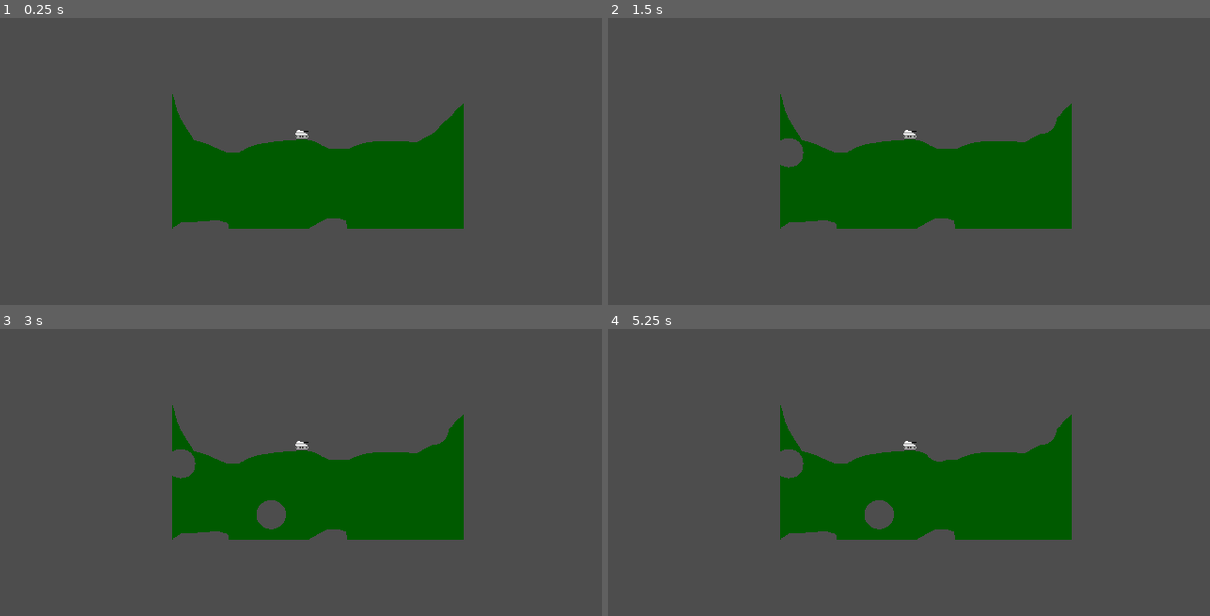
Above: before the commit, frames 1-4 (two rows, left to right).
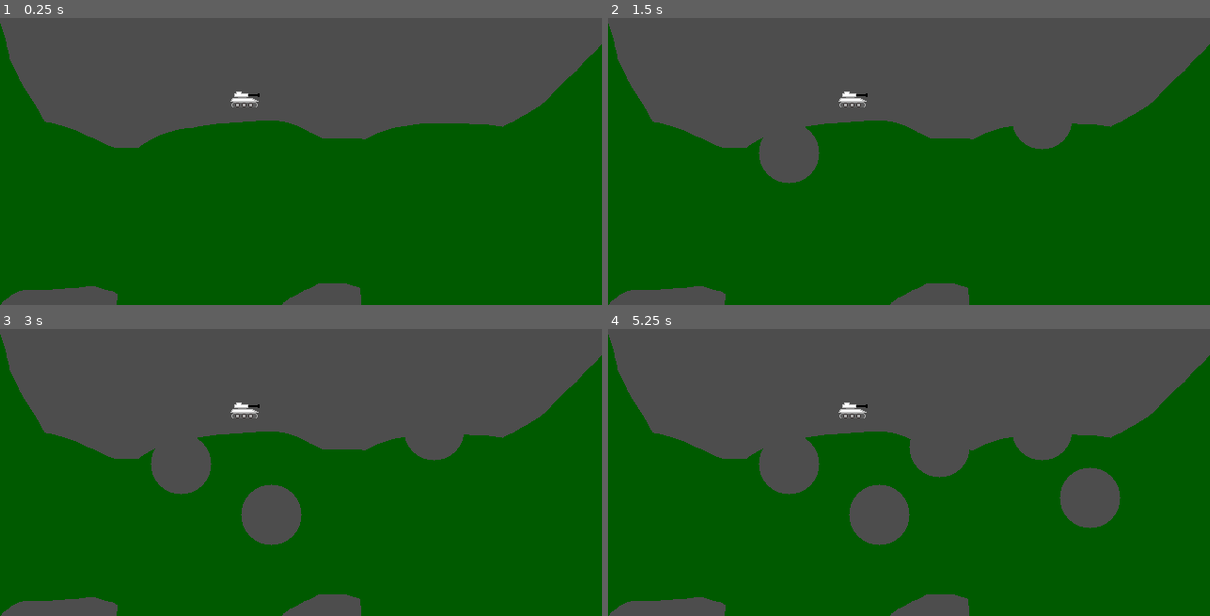
Above: after the commit, the same moments.

Repository: romaindurand/balistica
Game: Godot game, scene res://scenes/game.tscn
Two runs of this game, one before a commit and one after it. Both use one fixed random seed, a clock stepped at 60 frames per second and the inputs below.
Inputs (mouse positions are in pixels of both pictures, inside the frame that each line leads up to):
- Up to frame 1 (0.25 s): no input
- Up to frame 2 (1.5 s): tap Enter at 0.5 s; move the mouse to (1041, 118) at 0.52 s; click (1041, 118) at 0.67 s; tap Space at 1.25 s; move the mouse to (788, 152) at 1.27 s; click (788, 152) at 1.42 s
- Up to frame 3 (3 s): tap Enter at 2 s; move the mouse to (361, 372) at 2.02 s; click (361, 372) at 2.17 s; tap Space at 2.75 s; move the mouse to (270, 515) at 2.77 s; click (270, 515) at 2.92 s
- Up to frame 4 (5.25 s): tap Enter at 3.5 s; move the mouse to (1089, 498) at 3.52 s; click (1089, 498) at 3.67 s; tap Space at 4.25 s; move the mouse to (728, 395) at 4.27 s; click (728, 395) at 4.42 s; move the mouse to (939, 446) at 5.02 s; click (939, 446) at 5.17 s

The runs differ from the first frame. In frame 1, 49% of the frame differs, in the area x 0-100%, y 1-100%; in frame 2, 49%; in frame 3, 50%; in frame 4, 49%.

Commit message:
implementing marching square algorithm to generate collisions

Diff:
--- a/scenes/game.tscn
+++ b/scenes/game.tscn
@@ -7,11 +7,14 @@
 
 [node name="Game" type="Node2D" unique_id=690120446]
 
+[node name="Camera2D" type="Camera2D" parent="." unique_id=787287215]
+position = Vector2(7, -15)
+
 [node name="Map" parent="." unique_id=1785806001 instance=ExtResource("2_yqjtg")]
 position = Vector2(7, -15)
 
 [node name="RigidBody2D" type="RigidBody2D" parent="." unique_id=2090005021]
-position = Vector2(-50, 6)
+position = Vector2(191, -107)
 
 [node name="CollisionShape2D" type="CollisionShape2D" parent="RigidBody2D" unique_id=250070824]
 position = Vector2(121, -68)
@@ -19,8 +22,4 @@
 shape = SubResource("CapsuleShape2D_yqjtg")
 
 [node name="Player" parent="." unique_id=1824149912 instance=ExtResource("1_uwrxv")]
-position = Vector2(-29, -43)
-
-[node name="Camera2D" type="Camera2D" parent="Player" unique_id=787287215]
-position = Vector2(-1, 3)
-zoom = Vector2(0.485, 0.485)
+position = Vector2(-54, -53)
--- a/scripts/map.gd
+++ b/scripts/map.gd
@@ -1,13 +1,15 @@
 extends Node2D
+
+const MarchingSquares = preload("res://scripts/marching_squares.gd")
 
 @onready var sprite: Sprite2D = $Sprite2D
 @onready var collisions_root: CollisionObject2D = $StaticBody2D
 
 var image: Image
 var texture: ImageTexture
-var collision_cells: Dictionary = {}
+var collision_polygons: Array[CollisionPolygon2D] = []
 
-const STEP := 4
+const STEP := 3
 
 func _ready():
 	image = sprite.texture.get_image()
@@ -20,17 +22,21 @@
 
 func rebuild_collision_fast():
 	# Nettoyage
-	for c in collision_cells.values():
+	for c in collision_polygons:
 		if is_instance_valid(c):
 			c.queue_free()
-	collision_cells.clear()
+	collision_polygons.clear()
 
-	var w := image.get_width()
-	var h := image.get_height()
+	var origin := get_image_origin_offset()
+	var loops := MarchingSquares.build_loops_from_image(image, STEP)
 
-	for y in range(0, h, STEP):
-		for x in range(0, w, STEP):
-			update_cell_collision(x, y)
+	for loop in loops:
+		var col := CollisionPolygon2D.new()
+		col.build_mode = CollisionPolygon2D.BUILD_SOLIDS
+		col.position = origin
+		col.polygon = loop
+		collisions_root.add_child(col)
+		collision_polygons.append(col)
 
 
 func is_solid(x: int, y: int) -> bool:
@@ -49,43 +55,8 @@
 	return origin
 
 
-func update_cell_collision(cell_x: int, cell_y: int):
-	var key := Vector2i(cell_x, cell_y)
-	var has_shape := collision_cells.has(key)
-	var solid := is_solid(cell_x, cell_y)
-
-	if solid and not has_shape:
-		var shape := RectangleShape2D.new()
-		shape.size = Vector2(STEP, STEP)
-
-		var col := CollisionShape2D.new()
-		col.shape = shape
-		col.position = get_image_origin_offset() + Vector2(cell_x + STEP * 0.5, cell_y + STEP * 0.5)
-
-		collisions_root.add_child(col)
-		collision_cells[key] = col
-	elif not solid and has_shape:
-		var col: CollisionShape2D = collision_cells[key]
-		if is_instance_valid(col):
-			col.queue_free()
-		collision_cells.erase(key)
-
-
-func update_collisions_in_rect(min_x: int, min_y: int, max_x: int, max_y: int):
-	if image.is_empty():
-		return
-
-	var w := image.get_width()
-	var h := image.get_height()
-
-	var start_x := maxi(0, int(floor(min_x / float(STEP))) * STEP)
-	var start_y := maxi(0, int(floor(min_y / float(STEP))) * STEP)
-	var end_x := mini(w - 1, int(floor(max_x / float(STEP))) * STEP)
-	var end_y := mini(h - 1, int(floor(max_y / float(STEP))) * STEP)
-
-	for y in range(start_y, end_y + 1, STEP):
-		for x in range(start_x, end_x + 1, STEP):
-			update_cell_collision(x, y)
+func update_collisions_in_rect(_min_x: int, _min_y: int, _max_x: int, _max_y: int):
+	rebuild_collision_fast()
 
 
 func destroy_circle(global_center: Vector2, radius: float):
--- /dev/null
+++ b/scripts/marching_squares.gd
@@ -0,0 +1,227 @@
+extends RefCounted
+class_name MarchingSquares
+
+const EDGE_TOP := 0
+const EDGE_RIGHT := 1
+const EDGE_BOTTOM := 2
+const EDGE_LEFT := 3
+
+static func build_loops_from_image(image: Image, step: int, alpha_threshold: float = 0.5) -> Array[PackedVector2Array]:
+	if image.is_empty() or step <= 0:
+		return []
+
+	var width := image.get_width()
+	var height := image.get_height()
+	var grid_w := int(ceil(width / float(step)))
+	var grid_h := int(ceil(height / float(step)))
+
+	var adjacency: Dictionary = {}
+	var segments: Dictionary = {}
+
+	# On ajoute une bordure vide autour de la grille pour fermer les contours qui touchent les bords de l'image.
+	for cy in range(-1, grid_h):
+		for cx in range(-1, grid_w):
+			var case_id := _build_case_id(image, cx, cy, step, alpha_threshold)
+			if case_id == 0 or case_id == 15:
+				continue
+
+			var case_segments := _segments_for_case(case_id, cx, cy)
+			for edge_pair in case_segments:
+				var p0: Vector2i = _edge_midpoint(cx, cy, edge_pair[0])
+				var p1: Vector2i = _edge_midpoint(cx, cy, edge_pair[1])
+				_add_segment(p0, p1, adjacency, segments)
+
+	return _trace_loops(adjacency, segments, step)
+
+
+static func _build_case_id(image: Image, cell_x: int, cell_y: int, step: int, alpha_threshold: float) -> int:
+	var top_left := _is_solid_vertex(image, cell_x, cell_y, step, alpha_threshold)
+	var top_right := _is_solid_vertex(image, cell_x + 1, cell_y, step, alpha_threshold)
+	var bottom_right := _is_solid_vertex(image, cell_x + 1, cell_y + 1, step, alpha_threshold)
+	var bottom_left := _is_solid_vertex(image, cell_x, cell_y + 1, step, alpha_threshold)
+
+	return (int(top_left) << 3) | (int(top_right) << 2) | (int(bottom_right) << 1) | int(bottom_left)
+
+
+static func _is_solid_vertex(image: Image, vx: int, vy: int, step: int, alpha_threshold: float) -> bool:
+	var px := vx * step
+	var py := vy * step
+
+	if px < 0 or py < 0:
+		return false
+	if px >= image.get_width() or py >= image.get_height():
+		return false
+
+	return image.get_pixel(px, py).a > alpha_threshold
+
+
+static func _segments_for_case(case_id: int, cell_x: int, cell_y: int) -> Array:
+	match case_id:
+		1:
+			return [[EDGE_LEFT, EDGE_BOTTOM]]
+		2:
+			return [[EDGE_BOTTOM, EDGE_RIGHT]]
+		3:
+			return [[EDGE_LEFT, EDGE_RIGHT]]
+		4:
+			return [[EDGE_TOP, EDGE_RIGHT]]
+		5:
+			if ((cell_x + cell_y) & 1) == 0:
+				return [[EDGE_TOP, EDGE_LEFT], [EDGE_BOTTOM, EDGE_RIGHT]]
+			return [[EDGE_TOP, EDGE_RIGHT], [EDGE_BOTTOM, EDGE_LEFT]]
+		6:
+			return [[EDGE_TOP, EDGE_BOTTOM]]
+		7:
+			return [[EDGE_TOP, EDGE_LEFT]]
+		8:
+			return [[EDGE_TOP, EDGE_LEFT]]
+		9:
+			return [[EDGE_TOP, EDGE_BOTTOM]]
+		10:
+			if ((cell_x + cell_y) & 1) == 0:
+				return [[EDGE_TOP, EDGE_RIGHT], [EDGE_BOTTOM, EDGE_LEFT]]
+			return [[EDGE_TOP, EDGE_LEFT], [EDGE_BOTTOM, EDGE_RIGHT]]
+		11:
+			return [[EDGE_TOP, EDGE_RIGHT]]
+		12:
+			return [[EDGE_LEFT, EDGE_RIGHT]]
+		13:
+			return [[EDGE_BOTTOM, EDGE_RIGHT]]
+		14:
+			return [[EDGE_LEFT, EDGE_BOTTOM]]
+		_:
+			return []
+
+
+static func _edge_midpoint(cell_x: int, cell_y: int, edge_id: int) -> Vector2i:
+	var hx := cell_x * 2
+	var hy := cell_y * 2
+
+	match edge_id:
+		EDGE_TOP:
+			return Vector2i(hx + 1, hy)
+		EDGE_RIGHT:
+			return Vector2i(hx + 2, hy + 1)
+		EDGE_BOTTOM:
+			return Vector2i(hx + 1, hy + 2)
+		EDGE_LEFT:
+			return Vector2i(hx, hy + 1)
+		_:
+			return Vector2i(hx, hy)
+
+
+static func _add_segment(p0: Vector2i, p1: Vector2i, adjacency: Dictionary, segments: Dictionary):
+	if p0 == p1:
+		return
+
+	var key := _edge_key(p0, p1)
+	if segments.has(key):
+		return
+
+	segments[key] = [p0, p1]
+
+	if not adjacency.has(p0):
+		adjacency[p0] = []
+	if not adjacency.has(p1):
+		adjacency[p1] = []
+
+	var n0: Array = adjacency[p0]
+	if not n0.has(p1):
+		n0.append(p1)
+
+	var n1: Array = adjacency[p1]
+	if not n1.has(p0):
+		n1.append(p0)
+
+
+static func _edge_key(a: Vector2i, b: Vector2i) -> String:
+	if _vec_less_or_equal(a, b):
+		return "%d,%d|%d,%d" % [a.x, a.y, b.x, b.y]
+	return "%d,%d|%d,%d" % [b.x, b.y, a.x, a.y]
+
+
+static func _vec_less_or_equal(a: Vector2i, b: Vector2i) -> bool:
+	if a.x < b.x:
+		return true
+	if a.x > b.x:
+		return false
+	return a.y <= b.y
+
+
+static func _trace_loops(adjacency: Dictionary, segments: Dictionary, step: int) -> Array[PackedVector2Array]:
+	var loops: Array[PackedVector2Array] = []
+	var visited: Dictionary = {}
+	var segment_keys: Array = segments.keys()
+	segment_keys.sort()
+
+	for start_key in segment_keys:
+		if visited.has(start_key):
+			continue
+
+		var seg: Array = segments[start_key]
+		var start_vertex: Vector2i = seg[0]
+		var current_vertex: Vector2i = seg[1]
+		var previous_vertex: Vector2i = start_vertex
+
+		var loop_vertices: Array[Vector2i] = [start_vertex, current_vertex]
+		visited[start_key] = true
+
+		var guard := 0
+		var closed := false
+		while guard < 100000:
+			guard += 1
+			if current_vertex == start_vertex:
+				closed = true
+				break
+
+			var next_vertex := _pick_next_vertex(previous_vertex, current_vertex, adjacency, visited)
+			if next_vertex == Vector2i(2147483647, 2147483647):
+				break
+
+			visited[_edge_key(current_vertex, next_vertex)] = true
+			previous_vertex = current_vertex
+			current_vertex = next_vertex
+			loop_vertices.append(current_vertex)
+
+		if not closed:
+			continue
+
+		if loop_vertices.size() < 4:
+			continue
+
+		# On supprime le dernier point identique au premier; CollisionPolygon2D ferme déjà la boucle.
+		loop_vertices.pop_back()
+		var polygon := _to_polygon(loop_vertices, step)
+		if polygon.size() >= 3:
+			loops.append(polygon)
+
+	return loops
+
+
+static func _pick_next_vertex(previous_vertex: Vector2i, current_vertex: Vector2i, adjacency: Dictionary, visited: Dictionary) -> Vector2i:
+	if not adjacency.has(current_vertex):
+		return Vector2i(2147483647, 2147483647)
+
+	var neighbors: Array = adjacency[current_vertex]
+	neighbors.sort_custom(func(a: Vector2i, b: Vector2i):
+		if a.x == b.x:
+			return a.y < b.y
+		return a.x < b.x
+	)
+
+	for candidate in neighbors:
+		if candidate == previous_vertex:
+			continue
+		var key := _edge_key(current_vertex, candidate)
+		if visited.has(key):
+			continue
+		return candidate
+
+	return Vector2i(2147483647, 2147483647)
+
+
+static func _to_polygon(vertices: Array[Vector2i], step: int) -> PackedVector2Array:
+	var polygon := PackedVector2Array()
+	for v in vertices:
+		polygon.append(Vector2(v.x * step * 0.5, v.y * step * 0.5))
+	return polygon
Not shown, added: scripts/marching_squares.gd.uid
